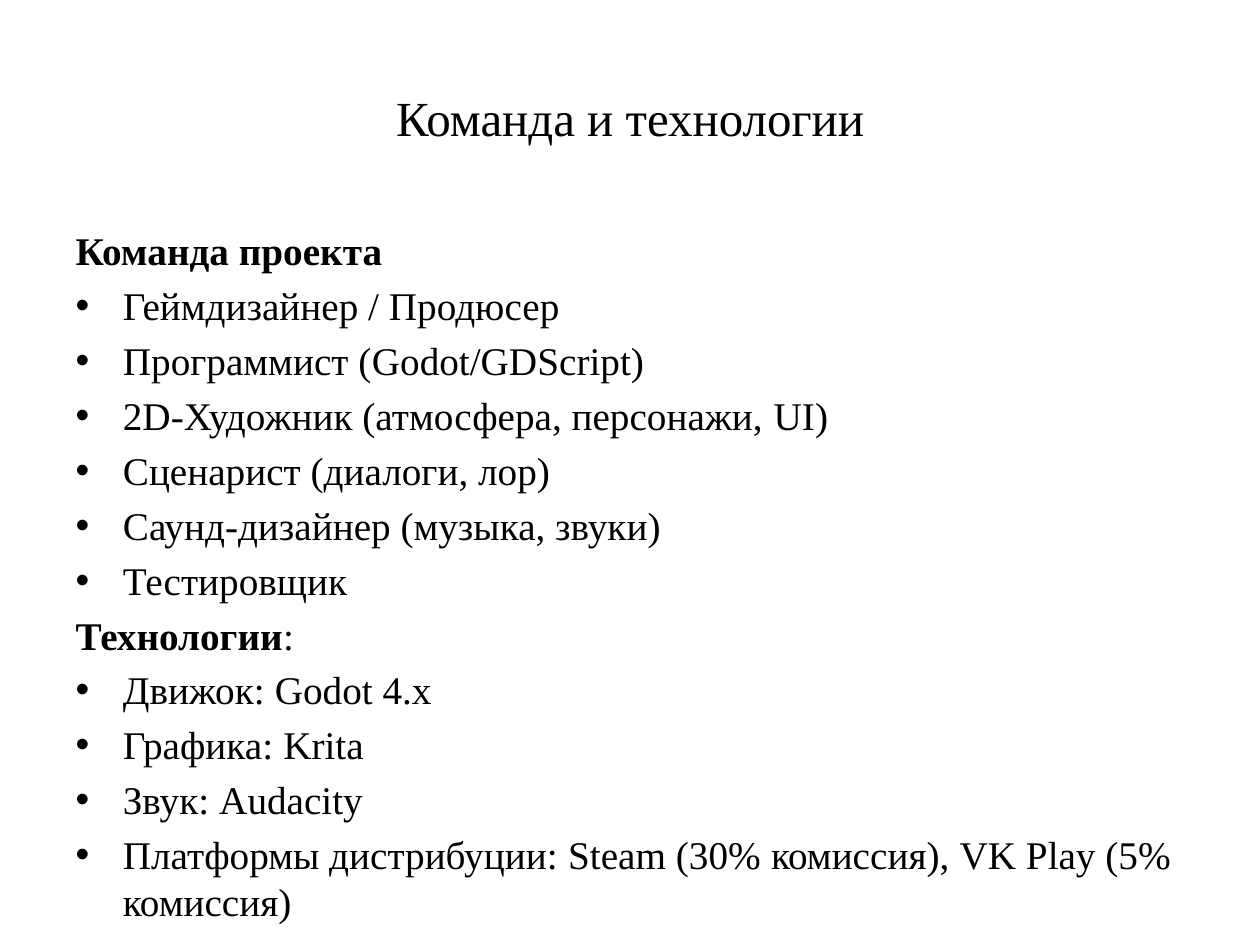
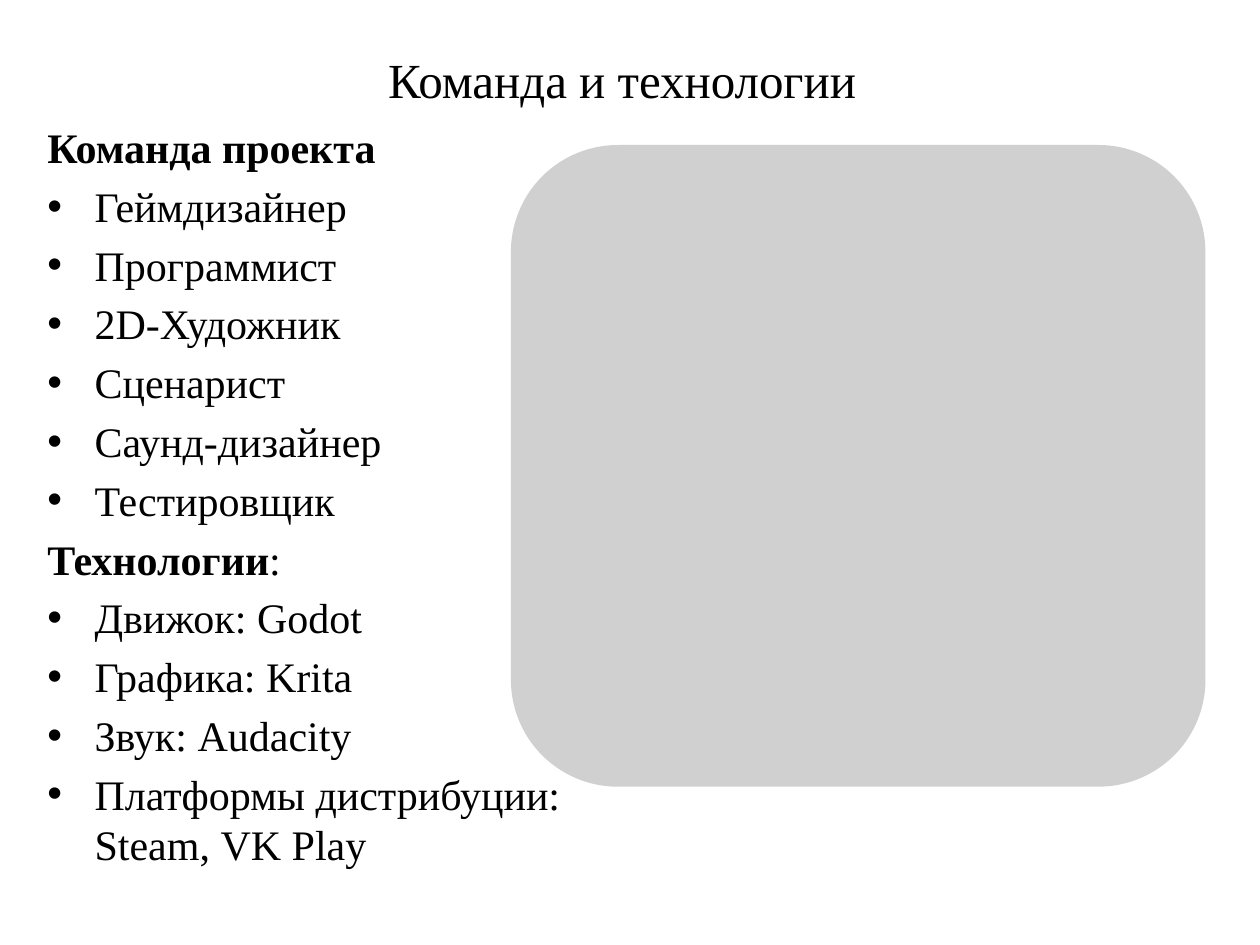
Before and after one commit to Sofiya-Chiffa/homeworks, a slide deck: slide 10 of жильцова презентация.pptx. Drawn at 1260x945 pixels with LibreOffice and Linux fonts; fonts in the diff are those of the drawing; grey boxes stand for pictures. Boxes give left, top, right and bottom in pixels: in the first picture for what was removed or moved away, otherwise in the second. Text is boxed around its words. In the diff, an @@ line names an element or a change of style, - is before the commit and + after.

```diff
--- a/жильцова презентация.pptx
+++ b/жильцова презентация.pptx
@@ title "Команда и технологии": place and size @@
-title "Команда и технологии" at (396,104,864,146)
+title "Команда и технологии" at (388,66,856,108)
@@ text "Команда проекта": place and size @@
-text "Команда проекта" at (76,239,1170,924)
+text "Команда проекта" at (47,135,561,869)
@@ text at (47,135,375,760): size 22.4 to 24 pt in "Команда проекта", "Тестировщик", "Технологии:", "Графика: Krita" and 1 more places @@
@@ picture added at (512,145,1206,786) @@
@@ text at (95,193,382,466): text changed; size 22.4 to 24 pt @@
-• Геймдизайнер / Продюсер
-• Программист (Godot/GDScript)
-• 2D-Художник (атмосфера, персонажи, UI)
-• Сценарист (диалоги, лор)
-• Саунд-дизайнер (музыка, звуки)
+• Геймдизайнер
+• Программист
+• 2D-Художник
+• Сценарист
+• Саунд-дизайнер
@@ text at (95,604,362,642): text changed; size 22.4 to 24 pt @@
-• Движок: Godot 4.x
+• Движок: Godot
@@ text at (95,780,561,869): text changed; size 22.4 to 24 pt @@
-• Платформы дистрибуции: Steam (30% комиссия), VK Play (5% комиссия)
+• Платформы дистрибуции: Steam, VK Play
```
Also in this commit, not shown: 7 other slides changed.
